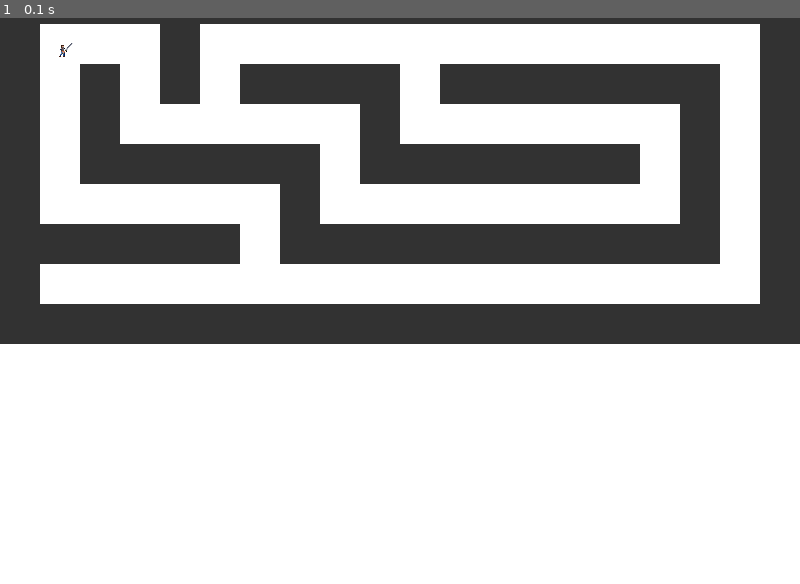
Above: before the commit, frame 1.
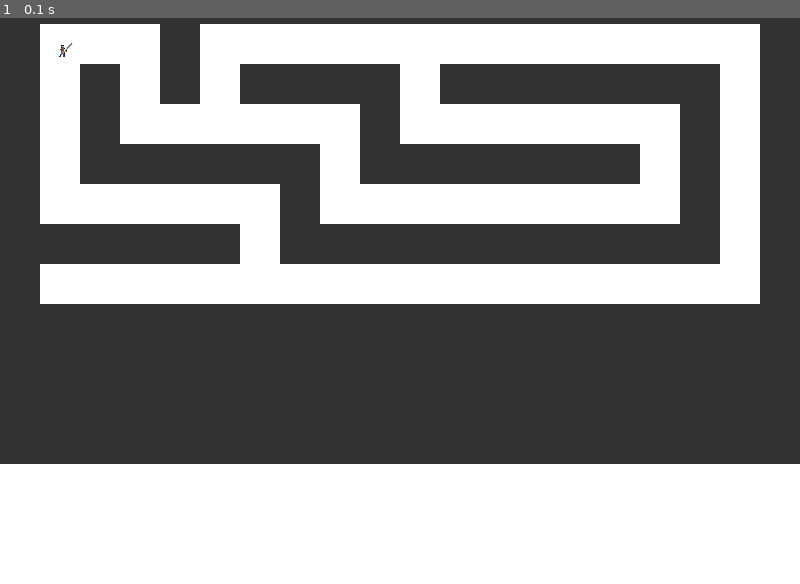
Above: after the commit, the same moment.

Repository: tianreformis/2025-2026-XI-SEM-II-INFORMATIKA
Game: pygame game, started from Week 14.1 Sprite/main.py
The game is run twice, just before and just after one commit, with the same random seed, the same clock (stepped at 60 frames per second) and the same inputs.
Inputs:
- Up to frame 1 (0.1 s): no input

The runs differ from the first frame. In frame 1, 21% of the frame differs, in the area x 0-100%, y 57-79%.

Commit message:
comment : adding spawn identity

Diff:
--- a/Week 14.1 Sprite/main.py
+++ b/Week 14.1 Sprite/main.py
@@ -8,7 +8,7 @@
 screen = pygame.display.set_mode((WIDTH, HEIGHT))
 pygame.display.set_caption("BKL di Labirin")
 
-maze = [
+level1 = [
     [1, 1, 1, 1, 1, 1, 1, 1, 1, 1, 1, 1, 1, 1, 1, 1, 1, 1, 1, 1],
     [1, 0, 0, 0, 1, 0, 0, 0, 0, 0, 0, 0, 0, 0, 0, 0, 0, 0, 0, 1],
     [1, 0, 1, 0, 1, 0, 1, 1, 1, 1, 0, 1, 1, 1, 1, 1, 1, 1, 0, 1],
@@ -18,8 +18,10 @@
     [1, 1, 1, 1, 1, 1, 0, 1, 1, 1, 1, 1, 1, 1, 1, 1, 1, 1, 0, 1],
     [1, 0, 0, 0, 0, 0, 0, 0, 0, 0, 0, 0, 0, 0, 0, 0, 0, 0, 0, 1],
     [1, 1, 1, 1, 1, 1, 1, 1, 1, 1, 1, 1, 1, 1, 1, 1, 1, 1, 1, 1],
+    [1, 1, 1, 1, 1, 1, 1, 1, 1, 1, 1, 1, 1, 1, 1, 1, 1, 1, 1, 1],
+    [1, 1, 1, 1, 1, 1, 1, 1, 1, 1, 1, 1, 1, 1, 1, 1, 1, 1, 1, 1],
+    [1, 1, 1, 1, 1, 1, 1, 1, 1, 1, 1, 1, 1, 1, 1, 1, 1, 1, 1, 1],
 ]
-
 
 try:
     original_image = pygame.image.load('player.png')
@@ -29,17 +31,16 @@
     player_image = pygame.Surface((32, 32))
     player_image.fill((255, 0, 0))
 
-
+#Spawn Player
 player_rect = player_image.get_rect(topleft=(50, 50))
 player_speed = 5
 facing_right = True
 
 def can_move(rect):
     """Fungsi untuk mengecek apakah posisi baru menabrak dinding"""
-    for row_index, row in enumerate(maze):
+    for row_index, row in enumerate(level1):
         for col_index, tile in enumerate(row):
             if tile == 1:
-                # Buat rect untuk dinding
                 wall_rect = pygame.Rect(col_index * TILE_SIZE, row_index * TILE_SIZE, TILE_SIZE, TILE_SIZE)
                 if rect.colliderect(wall_rect):
                     return False
@@ -74,7 +75,7 @@
         player_rect = new_rect
 
 
-    for row_index, row in enumerate(maze):
+    for row_index, row in enumerate(level1):
         for col_index, tile in enumerate(row):
             if tile == 1:
                 pygame.draw.rect(screen, (50, 50, 50),
